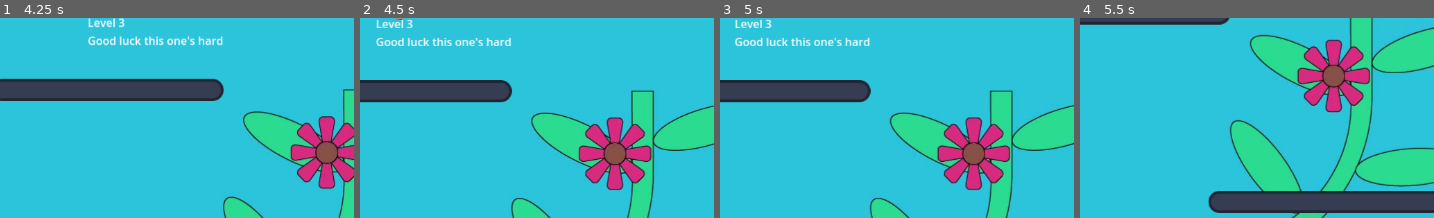
Above: before the commit, frames 1-4 (left to right).
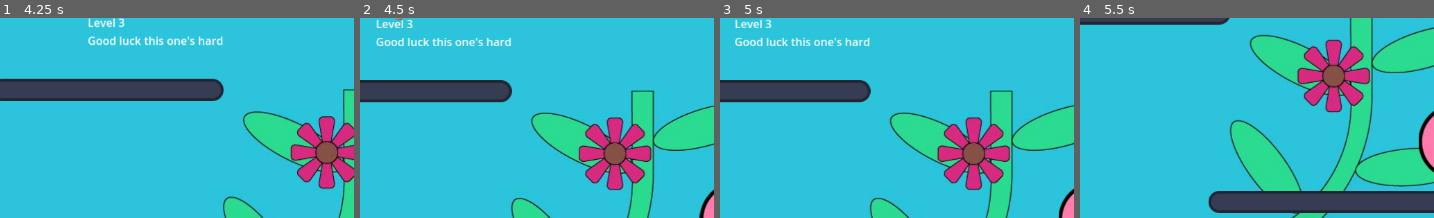
Above: after the commit, the same moments.

Repository: dustngroh/CapstoneProject
Game: Godot game, scene res://scenes/levels/main_levels/level_3.tscn
Same seed, same stepped clock (60 frames per second), same inputs: the game is played once before the commit and once after it. This scene is started directly instead of the project's main scene. The engine's default icon, where the game draws it, is replaced by a stand-in: a white triangle on a blue panel in a dark square.
Inputs:
- Up to frame 1 (4.25 s): tap Enter at 0.5, 2.75 s; hold Right (walk_right) 0.53-2.03 s; tap Space (jump) at 0.77, 1.25, 1.52, 3.02, 3.5, 3.77 s; hold Left (walk_left) 2.03-2.78 s; hold Right (walk_right) from 2.78 s (still down)
- Up to frame 2 (4.5 s): release Right (walk_right) at 4.28 s; hold Left (walk_left) from 4.28 s (still down)
- Up to frame 3 (5 s): keep holding Left (walk_left); tap Space (jump) at 4.52 s
- Up to frame 4 (5.5 s): release Left (walk_left) at 5.03 s; hold Right (walk_right) from 5.03 s (still down)
The pictures show only the part of the screen within x 50-100%, y 50-100%; the shares and areas given below are measured in that part.

Frame 1 is identical in both runs. In frame 2, 0.4% of the frame differs, in the area x 95-100%, y 85-100%; in frame 3, 0.5%; in frame 4, 1.0%, in the area x 95-100%, y 46-78%.

Commit message:
Create a little speedboost item

Diff:
--- a/run-game/scenes/entities/characters/player/character_body_2d.gd
+++ b/run-game/scenes/entities/characters/player/character_body_2d.gd
@@ -5,7 +5,8 @@
 #const JUMP_VELOCITY = -400.0
 @export var push_force = 200.0
 
-@export var speed = 800
+@export var normal_speed = 800
+var speed = normal_speed
 @export var jump_speed = -1000
 @export var gravity = 2000
 @export_range(0.0, 1.0) var friction = 0.1
@@ -13,6 +14,7 @@
 
 @export var dash_dance_grace_time = 0.05  # Time window for lenient direction switch
 @export var speed_threshold = 0.9  # Percentage of full speed required to trigger instant flip
+var speed_boost_timer = 0.0
 
 var last_direction = 0
 var last_direction_time = 0.0
@@ -35,6 +37,12 @@
 		touch_controls.jump_pressed.connect(_on_jump_pressed)
 
 func _physics_process(delta: float) -> void:
+
+	if speed_boost_timer > 0:
+		speed_boost_timer -= delta
+		if speed_boost_timer <= 0:
+			reset_speed()
+
 	velocity.y += gravity * delta
 	var dir = Input.get_axis("walk_left", "walk_right")
 
@@ -80,6 +88,12 @@
 		if c.get_collider() is RigidBody2D:
 			c.get_collider().apply_central_impulse(-c.get_normal() * push_force)
 
+func increase_speed(boost_amount, duration):
+	speed *= boost_amount
+	speed_boost_timer = duration
+
+func reset_speed():
+	speed = normal_speed
 
 # --- Functions for Touch Input Handling ---
 func _on_move_left_pressed():
--- /dev/null
+++ b/run-game/scenes/entities/items/speed_boost_item.tscn
@@ -0,0 +1,18 @@
+[gd_scene load_steps=4 format=3 uid="uid://crlmo14rtbpw2"]
+
+[ext_resource type="Script" path="res://scripts/speed_boost_item.gd" id="1_b86f1"]
+[ext_resource type="Texture2D" uid="uid://bu87jpkjyjvdk" path="res://assets/level_select/buttons/level1pink.png" id="2_wmar5"]
+
+[sub_resource type="CircleShape2D" id="CircleShape2D_ffoda"]
+radius = 52.0
+
+[node name="SpeedBoostItem" type="Area2D"]
+script = ExtResource("1_b86f1")
+
+[node name="Sprite2D" type="Sprite2D" parent="."]
+texture = ExtResource("2_wmar5")
+
+[node name="CollisionShape2D" type="CollisionShape2D" parent="."]
+shape = SubResource("CircleShape2D_ffoda")
+
+[connection signal="body_entered" from="." to="." method="_on_body_entered"]
--- a/run-game/scenes/levels/main_levels/level_2.tscn
+++ b/run-game/scenes/levels/main_levels/level_2.tscn
@@ -1,9 +1,10 @@
-[gd_scene load_steps=5 format=4 uid="uid://3gcs41bfuxie"]
+[gd_scene load_steps=6 format=4 uid="uid://3gcs41bfuxie"]
 
 [ext_resource type="PackedScene" uid="uid://ds5twxhi7yq7j" path="res://scenes/levels/BaseLevel.tscn" id="1_qqkmf"]
 [ext_resource type="TileSet" uid="uid://cpgcav0o3xltg" path="res://scenes/levels/test_levels/test_tile_set.tres" id="2_5o18n"]
 [ext_resource type="Texture2D" uid="uid://cgxc1wnbj8dl7" path="res://assets/level_select/level map.jpg" id="2_oj1le"]
 [ext_resource type="PackedScene" uid="uid://dtmh8cbliqh6j" path="res://scenes/entities/structures/MovingPlatform.tscn" id="4_olfat"]
+[ext_resource type="PackedScene" uid="uid://crlmo14rtbpw2" path="res://scenes/entities/items/speed_boost_item.tscn" id="5_wm04e"]
 
 [node name="Level2" instance=ExtResource("1_qqkmf")]
 current_level_number = 2
@@ -74,3 +75,12 @@
 offset_bottom = 588.0
 text = "Failure
 Wait for lift here"
+
+[node name="SpeedBoostItem" parent="." index="16" instance=ExtResource("5_wm04e")]
+position = Vector2(2636, 648)
+
+[node name="SpeedBoostItem2" parent="." index="17" instance=ExtResource("5_wm04e")]
+position = Vector2(3124, 642)
+
+[node name="SpeedBoostItem3" parent="." index="18" instance=ExtResource("5_wm04e")]
+position = Vector2(3639, 648)
--- a/run-game/scenes/levels/main_levels/level_3.tscn
+++ b/run-game/scenes/levels/main_levels/level_3.tscn
@@ -1,8 +1,9 @@
-[gd_scene load_steps=4 format=4 uid="uid://il6lmkbwu62k"]
+[gd_scene load_steps=5 format=4 uid="uid://il6lmkbwu62k"]
 
 [ext_resource type="PackedScene" uid="uid://ds5twxhi7yq7j" path="res://scenes/levels/BaseLevel.tscn" id="1_fgr6e"]
 [ext_resource type="Texture2D" uid="uid://cgxc1wnbj8dl7" path="res://assets/level_select/level map.jpg" id="2_ruhc8"]
 [ext_resource type="TileSet" uid="uid://cpgcav0o3xltg" path="res://scenes/levels/test_levels/test_tile_set.tres" id="2_ulylh"]
+[ext_resource type="PackedScene" uid="uid://crlmo14rtbpw2" path="res://scenes/entities/items/speed_boost_item.tscn" id="4_wvpn8"]
 
 [node name="Level3" instance=ExtResource("1_fgr6e")]
 current_level_number = 3
@@ -31,3 +32,6 @@
 offset_bottom = 762.0
 text = "Level 3
 Good luck this one's hard"
+
+[node name="SpeedBoostItem" parent="." index="9" instance=ExtResource("4_wvpn8")]
+position = Vector2(-586.083, 1033.14)
--- /dev/null
+++ b/run-game/scripts/speed_boost_item.gd
@@ -0,0 +1,17 @@
+extends Area2D
+
+
+# Called when the node enters the scene tree for the first time.
+func _ready() -> void:
+	pass # Replace with function body.
+
+
+# Called every frame. 'delta' is the elapsed time since the previous frame.
+func _process(delta: float) -> void:
+	pass
+
+
+func _on_body_entered(body: Node2D) -> void:
+	if body.is_in_group("player"):
+		body.increase_speed(1.5, 3)
+		queue_free()  # Remove the item after collection
